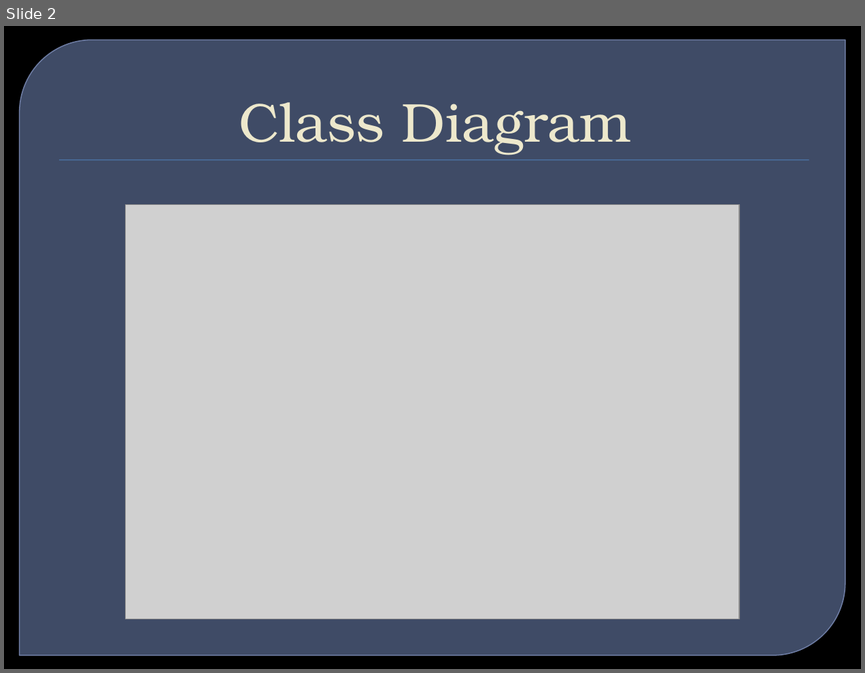
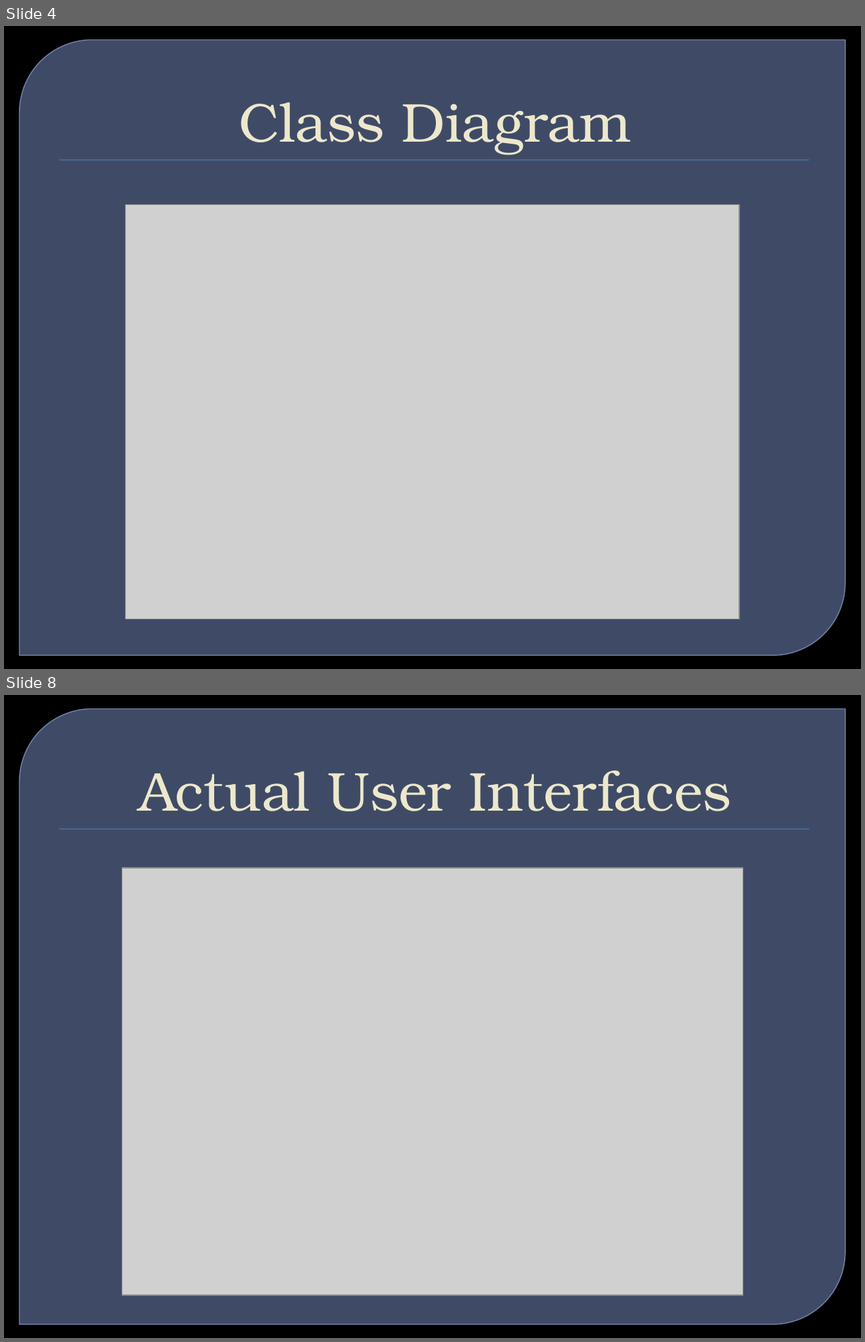
Before and after one commit to ameindygogirl/FishSeniorProject, a slide deck: Briefings/Briefing5.pptx. Shown one above the other, each under a label of ours: slide 2 before the commit, slides 4 and 8 after it; the slides between them are not shown. The pictures are 865x673 and 865x1342 pixels, drawn with LibreOffice and Linux fonts; fonts in the diff are those of the drawing; grey boxes stand for pictures; background and template pictures are left out. Boxes give left, top, right and bottom in pixels: in the first picture for what was removed or moved away, otherwise in the second. Text is boxed around its words. In the diff, an @@ line names an element or a change of style, - is before the commit and + after.

Commit message:
Documentation stuff
*Completed briefing 5
+Team Report 11/21
*November actual week activity

```diff
--- a/Briefings/Briefing5.pptx
+++ b/Briefings/Briefing5.pptx
@@ slide 8 added at (x1=4, y1=695, x2=861, y2=1338), background picture (left out); not listed: 2 template elements that a slide beside it also shows @@
@@ title added at (x1=139, y1=770, x2=731, y2=811), 46 pt, text #EDE8CE @@
+Actual User Interfaces
@@ picture added at (x1=122, y1=868, x2=743, y2=1295) @@
@@ what was slide 2 is now slide 4 @@
```
Also in this commit, not shown: 7 other slides added, 2 other files.
